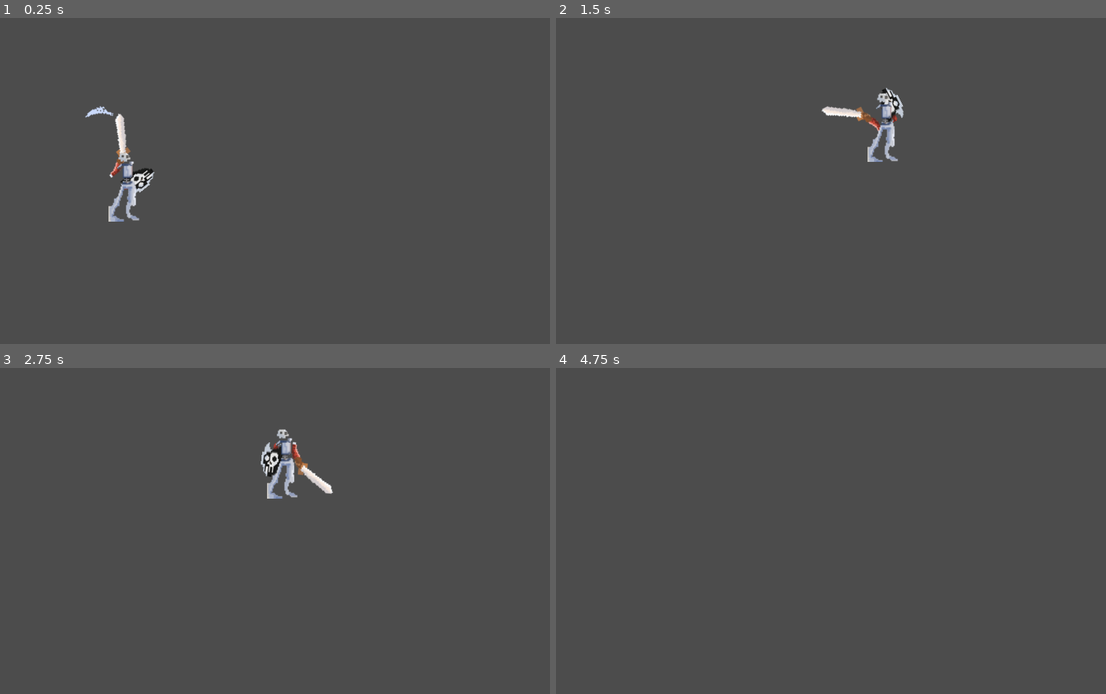
Above: before the commit, frames 1-4 (two rows, left to right).
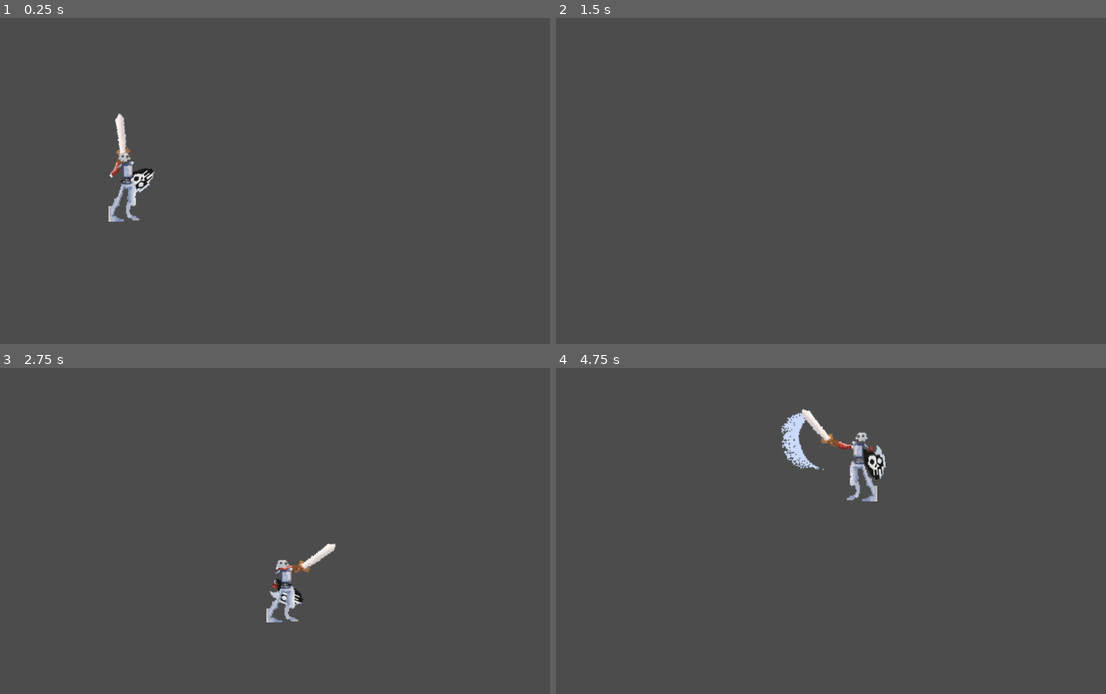
Above: after the commit, the same moments.

Repository: Sntx626/uol-gamejam-7
Game: Godot game, scene res://Game.tscn
Same seed, same stepped clock (60 frames per second), same inputs: the game is played once before the commit and once after it. This scene is started directly instead of the project's main scene.
Inputs (mouse positions are in pixels of both pictures, inside the frame that each line leads up to):
- Up to frame 1 (0.25 s): no input
- Up to frame 2 (1.5 s): move the mouse to (957, 164) at 0.52 s; hold D (move_right) 0.53-1.28 s; hold W (jump) 0.53-1.28 s; click (957, 164) at 0.6 s; move the mouse to (721, 197) at 1.27 s; hold A (move_left) from 1.28 s (still down); tap W (jump) at 1.35 s
- Up to frame 3 (2.75 s): tap W (jump) at 1.52, 1.82 s; click (165, 547) at 1.55 s; move the mouse to (335, 459) at 2.02 s; release A (move_left) at 2.03 s; hold D (move_right) from 2.03 s (still down); hold W (jump) from 2.03 s (still down); click (335, 459) at 2.1 s
- Up to frame 4 (4.75 s): move the mouse to (809, 596) at 2.77 s; release W (jump) at 2.78 s; click (809, 596) at 2.85 s; tap W (jump) at 3.02, 3.32, 4.52 s; move the mouse to (1001, 579) at 3.52 s; release D (move_right) at 3.53 s; hold W (jump) 3.53-4.28 s; hold A (move_left) from 3.53 s (still down); move the mouse to (666, 482) at 4.27 s; click (666, 482) at 4.35 s

The runs differ from the first frame. In frame 1, less than 0.1% of the frame differs, in the area x 15-22%, y 26-31%; in frame 2, 0.9%; in frame 3, 1.8%, in the area x 47-62%, y 18-79%; in frame 4, 1.6%.

Commit message:
Created small map and fixed small bugs

Diff:
--- a/src/Player.gd
+++ b/src/Player.gd
@@ -13,7 +13,7 @@
 export var current_friction := 2000
 export var max_horizonzal_speed := 480
 export var max_fall_speed := 1000
-export var jump_height := -700
+export var jump_height := -1000
 export var knockback := 600
 
 export var squash_speed := 0.05
--- a/src/Player.tscn
+++ b/src/Player.tscn
@@ -106,8 +106,7 @@
 position = Vector2( 2, -19 )
 scale = Vector2( 2, 2 )
 frames = SubResource( 3 )
-animation = "hit"
-frame = 9
+animation = "idle"
 playing = true
 offset = Vector2( 59, -55 )
 script = ExtResource( 4 )
--- a/src/assets/tiles/InnerWalls_tileset.tres
+++ b/src/assets/tiles/InnerWalls_tileset.tres
@@ -48,16 +48,16 @@
 points = PoolVector2Array( 0, 0, 64, 0, 64, 64, 0, 64 )
 
 [sub_resource type="ConvexPolygonShape2D" id=16]
-points = PoolVector2Array( 0, 0, 64, 0, 64, 64, 0, 64 )
+points = PoolVector2Array( 0, -32, 32, -32, 32, -32, 0, -32 )
 
 [sub_resource type="ConvexPolygonShape2D" id=17]
-points = PoolVector2Array( 0, 0, 64, 0, 64, 64, 0, 64 )
+points = PoolVector2Array( 0, 0, 64, 0, 64, 32, 0, 32 )
 
 [sub_resource type="ConvexPolygonShape2D" id=18]
-points = PoolVector2Array( 0, 0, 64, 0, 64, 64, 0, 64 )
+points = PoolVector2Array( 0, 0, 64, 0, 64, 32, 0, 32 )
 
 [sub_resource type="ConvexPolygonShape2D" id=19]
-points = PoolVector2Array( 0, 0, 64, 0, 64, 64, 0, 64 )
+points = PoolVector2Array( 0, 0, 64, 0, 64, 32, 0, 32 )
 
 [sub_resource type="ConvexPolygonShape2D" id=20]
 points = PoolVector2Array( 0, 0, 64, 0, 64, 64, 0, 64 )
@@ -504,3 +504,51 @@
 "shape_transform": Transform2D( 1, 0, 0, 1, 0, 0 )
 } ]
 0/z_index = 0
+1/name = "Sheet.png 1"
+1/texture = ExtResource( 1 )
+1/tex_offset = Vector2( 0, 0 )
+1/modulate = Color( 1, 1, 1, 1 )
+1/region = Rect2( 0, 192, 192, 64 )
+1/tile_mode = 1
+1/autotile/bitmask_mode = 1
+1/autotile/bitmask_flags = [ Vector2( 0, 0 ), 48, Vector2( 1, 0 ), 56, Vector2( 2, 0 ), 24 ]
+1/autotile/icon_coordinate = Vector2( 0, 0 )
+1/autotile/tile_size = Vector2( 64, 64 )
+1/autotile/spacing = 0
+1/autotile/occluder_map = [  ]
+1/autotile/navpoly_map = [  ]
+1/autotile/priority_map = [  ]
+1/autotile/z_index_map = [  ]
+1/occluder_offset = Vector2( 0, 0 )
+1/navigation_offset = Vector2( 0, 0 )
+1/shape_offset = Vector2( 0, 0 )
+1/shape_transform = Transform2D( 1, 0, 0, 1, 0, 0 )
+1/shape = SubResource( 16 )
+1/shape_one_way = false
+1/shape_one_way_margin = 1.0
+1/shapes = [ {
+"autotile_coord": Vector2( 4, 2 ),
+"one_way": false,
+"one_way_margin": 1.0,
+"shape": SubResource( 16 ),
+"shape_transform": Transform2D( 1, 0, 0, 1, 0, 0 )
+}, {
+"autotile_coord": Vector2( 0, 0 ),
+"one_way": false,
+"one_way_margin": 1.0,
+"shape": SubResource( 17 ),
+"shape_transform": Transform2D( 1, 0, 0, 1, 0, 0 )
+}, {
+"autotile_coord": Vector2( 1, 0 ),
+"one_way": false,
+"one_way_margin": 1.0,
+"shape": SubResource( 18 ),
+"shape_transform": Transform2D( 1, 0, 0, 1, 0, 0 )
+}, {
+"autotile_coord": Vector2( 2, 0 ),
+"one_way": false,
+"one_way_margin": 1.0,
+"shape": SubResource( 19 ),
+"shape_transform": Transform2D( 1, 0, 0, 1, 0, 0 )
+} ]
+1/z_index = 0
--- a/src/scenes/levels/level.tscn
+++ b/src/scenes/levels/level.tscn
@@ -1,22 +1,33 @@
-[gd_scene load_steps=5 format=2]
+[gd_scene load_steps=6 format=2]
 
 [ext_resource path="res://assets/tiles/InnerWalls_tileset.tres" type="TileSet" id=1]
 [ext_resource path="res://Player.tscn" type="PackedScene" id=2]
 [ext_resource path="res://scripts/level.gd" type="Script" id=3]
 [ext_resource path="res://scripts/chunking.gd" type="Script" id=4]
+[ext_resource path="res://objects/BlueSlime.tscn" type="PackedScene" id=5]
 
 [node name="Node2D" type="Node2D"]
 script = ExtResource( 3 )
 level_scaling = 2
 
+[node name="KinematicBody2D" parent="." instance=ExtResource( 5 )]
+position = Vector2( 61, 265 )
+
 [node name="TileMap" type="TileMap" parent="."]
 tile_set = ExtResource( 1 )
-collision_layer = 5
+collision_layer = 4
 format = 1
-tile_data = PoolIntArray( -589841, 0, 458754, -589840, 0, 19 …(827 unchanged characters)… 327664, 0, 327687, -196625, 0, 327687, -196612, 1, 0, -262128, 0, 327687, -131089, 0, 327687, -196592, 0, 327687, -65553, 0, 327687, -131056, 0, 327687, -17, 0, 327687, -65520, 0, 327687, 65519, 0, 327687, 16, 0, 327687, 131055, 0, 327687, 65536, 1, 0, 65537, 1, 0, 65538, 1, 0, 65539, 1, 0, 65552, 0, 327687, 196591, 0, 327687, 196597, 2, 0, 196607, 1, 0, 131073, 1, 0, 131074, 1, 0, 131075, 1, 0, 131076, 1, 0, 131088, 0, 327687, 262127, 0, 327687, 196608, 1, 0, 196609, 1, 0, 196610, 1, 0, 196611, 1, 0, 196612, 1, 0, 196624, 0, 327687, 327663, 0, 327687, 327679, 1, 0, 262144, 1, 0, 262145, 1, 0, 262147, 1, 0, 262148, 1, 0, 262160, 0, 327687, 393194, 0, 458754, 393195, 0, 196610, 393196, 0, 196610, 393197, 0, 196610, 393198, 0, 196610, 393199, 0, 458752, 327681, 1, 0, 327682, 1, 1, 327683, 1, 0, 327696, 0, 458753, 327697, 0, 196610,  …(1064 unchanged characters)…
+tile_data = PoolIntArray( -589841, 0, 458754, -589840, 0, 19 …(827 unchanged characters)… 327664, 0, 327687, -196625, 0, 327687, -262128, 0, 327687, -131089, 0, 327687, -196592, 0, 327687, -65553, 0, 327687, -131056, 0, 327687, -17, 0, 327687, -65520, 0, 327687, 65519, 0, 327687, 16, 0, 327687, 131055, 0, 327687, 65546, 0, 196609, 65547, 0, 196610, 65548, 0, 196610, 65549, 0, 196610, 65550, 0, 196610, 65551, 0, 196610, 65552, 0, 262151, 196591, 0, 327687, 196597, 2, 0, 131088, 0, 327687, 262127, 0, 327687, 196612, 0, 196609, 196613, 0, 196610, 196614, 0, 196610, 196615, 0, 196610, 196616, 0, 196611, 196624, 0, 327687, 327663, 0, 327687, 262160, 0, 327687, 393194, 0, 458754, 393195, 0, 196610, 393196, 0, 196610, 393197, 0, 196610, 393198, 0, 196610, 393199, 0, 458752, 393214, 0, 196609, 393215, 0, 196610, 327680, 0, 196610, 327681, 0, 196610, 327682, 0, 196611, 327696, 0, 458753, 327697, 0, 196610,  …(1064 unchanged characters)…
 script = ExtResource( 4 )
+
 [node name="player" parent="." instance=ExtResource( 2 )]
-position = Vector2( 284, 138 )
+position = Vector2( -398, 163 )
 
-[node name="KinematicBody2D" parent="." instance=ExtResource( 4 )]
-position = Vector2( 902, 658 )
+[node name="KinematicBody2D2" parent="." instance=ExtResource( 5 )]
+position = Vector2( 350, 138 )
+
+[node name="KinematicBody2D3" parent="." instance=ExtResource( 5 )]
+position = Vector2( 845, -3 )
+
+[node name="KinematicBody2D4" parent="." instance=ExtResource( 5 )]
+position = Vector2( -182, 411 )
